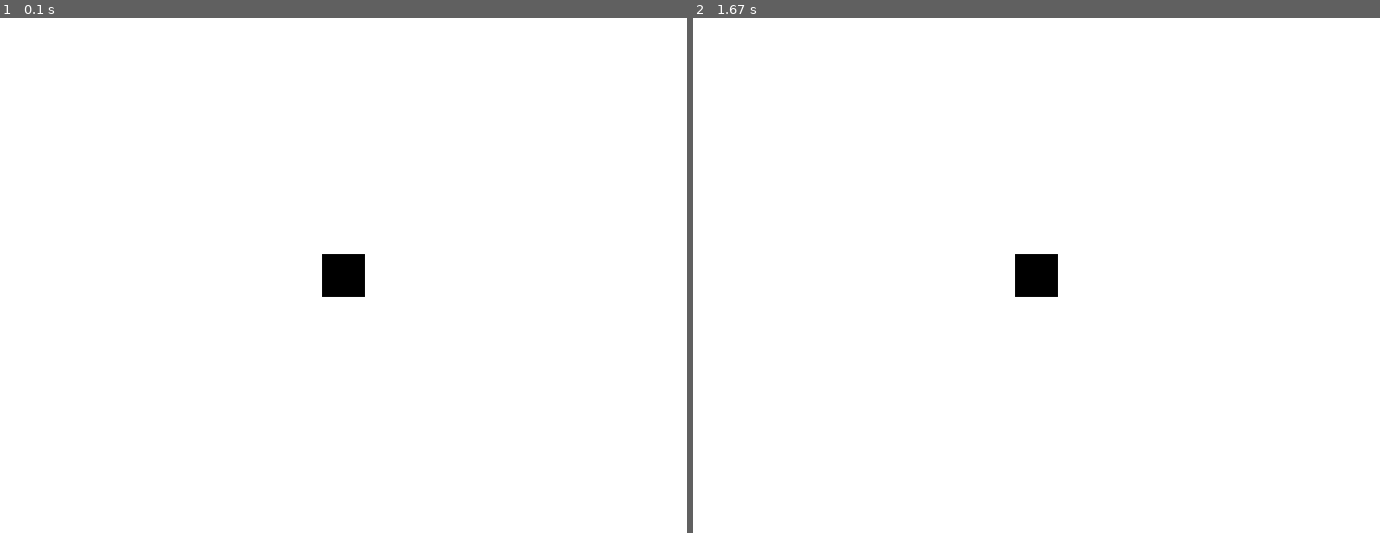
Above: before the commit, frames 1-2 (left to right).
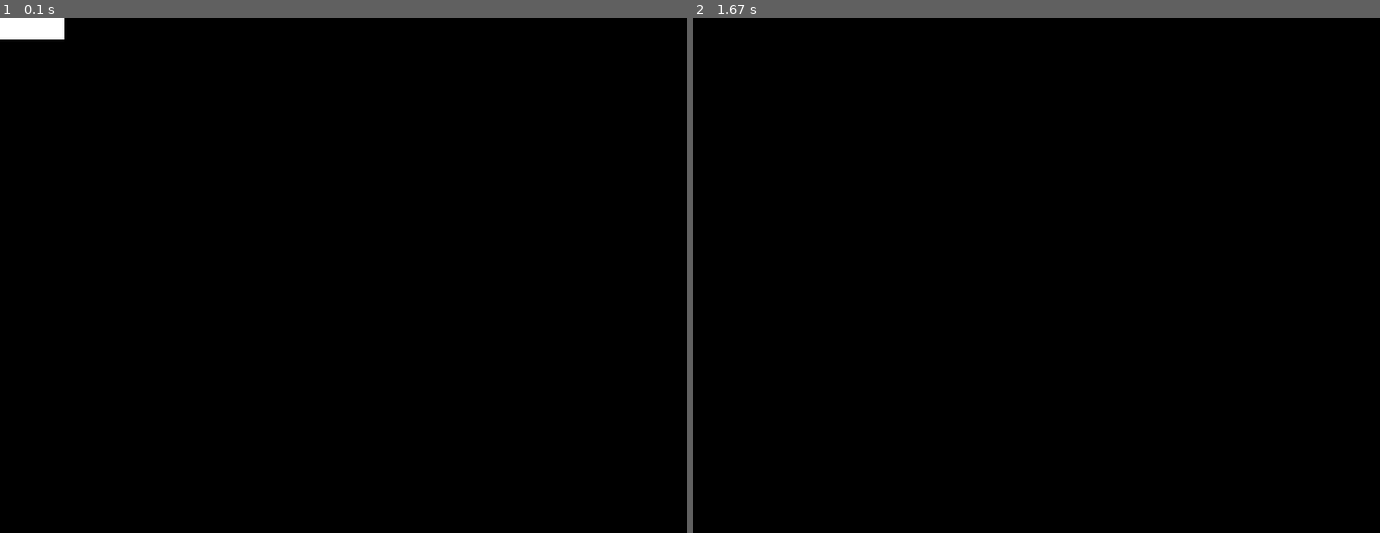
Above: after the commit, the same moments.

Repository: rychtaradam/PyGame
Game: pygame game, started from PyGame/gameF.py
Same seed, same stepped clock (60 frames per second), same inputs: the game is played once before the commit and once after it.
Inputs:
- Up to frame 1 (0.1 s): no input
- Up to frame 2 (1.67 s): hold Right 0.33-0.8 s; hold Up 0.83-1.3 s

The runs differ from the first frame. In frame 1, 99% of the frame differs, in the area x 0-100%, y 0-100%; in frame 2, 99%.

Commit message:
movement imput

Diff:
--- a/PyGame/gameF.py
+++ b/PyGame/gameF.py
@@ -10,12 +10,41 @@
     QUIT,
 )
 
-pygame.init()
-
 SCREEN_WIDTH = 800
 SCREEN_HEIGHT = 600
 
+
+class Player(pygame.sprite.Sprite):
+    def __init__(self):
+        super(Player, self).__init__()
+        self.surf = pygame.Surface((75, 25))
+        self.surf.fill((255, 255, 255))
+        self.rect = self.surf.get_rect()
+
+    def update(self, pressed_keys):
+        if pressed_keys[K_UP]:
+            self.rect.move_ip(0, -5)
+        if pressed_keys[K_DOWN]:
+            self.rect.move_ip(0, 5)
+        if pressed_keys[K_LEFT]:
+            self.rect.move_ip(-5, 0)
+        if pressed_keys[K_RIGHT]:
+            self.rect.move_ip(5, 0)
+
+        if self.rect.left < 0:
+            self.rect.left = 0
+        if self.rect.right > SCREEN_WIDTH:
+            self.rect.left = SCREEN_WIDTH
+        if self.rect.top <= 0:
+            self.rect.left = 0
+        if self.rect.bottom >= SCREEN_HEIGHT:
+            self.rect.bottom = SCREEN_HEIGHT
+
+pygame.init()
+
 screen = pygame.display.set_mode((SCREEN_WIDTH, SCREEN_HEIGHT))
+
+player = Player()
 
 running = True
 
@@ -28,17 +57,12 @@
         elif event.type == QUIT:
             running = False
 
-    screen.fill((255, 255, 255))
+    pressed_keys = pygame.key.get_pressed()
 
-    surf = pygame.Surface((50, 50))
+    player.update(pressed_keys)
 
-    surf.fill((0, 0, 0))
-    rect = surf.get_rect()
+    screen.fill((0, 0, 0))
 
-    surf_center = (
-        (SCREEN_WIDTH-surf.get_width())/2,
-        (SCREEN_HEIGHT - surf.get_height()) / 2
-    )
+    screen.blit(player.surf, player.rect)
 
-    screen.blit(surf, surf_center)
     pygame.display.flip()
